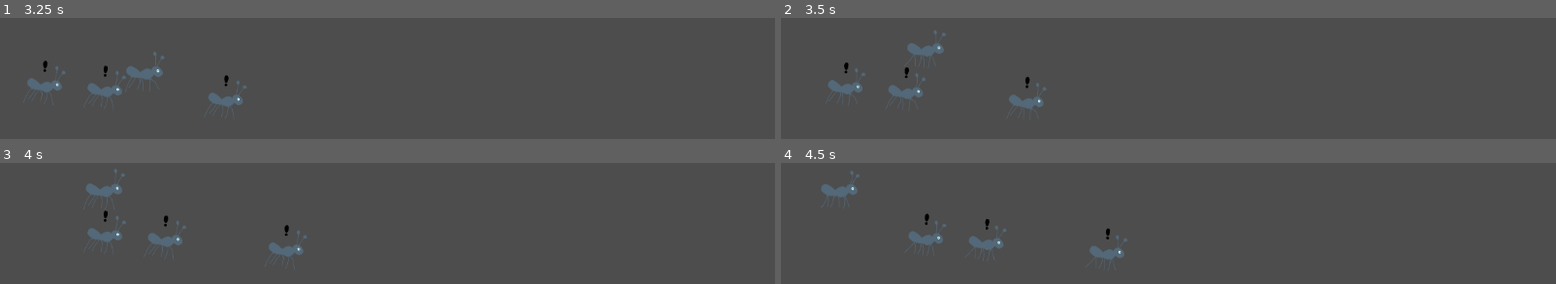
Above: before the commit, frames 1-4 (two rows, left to right).
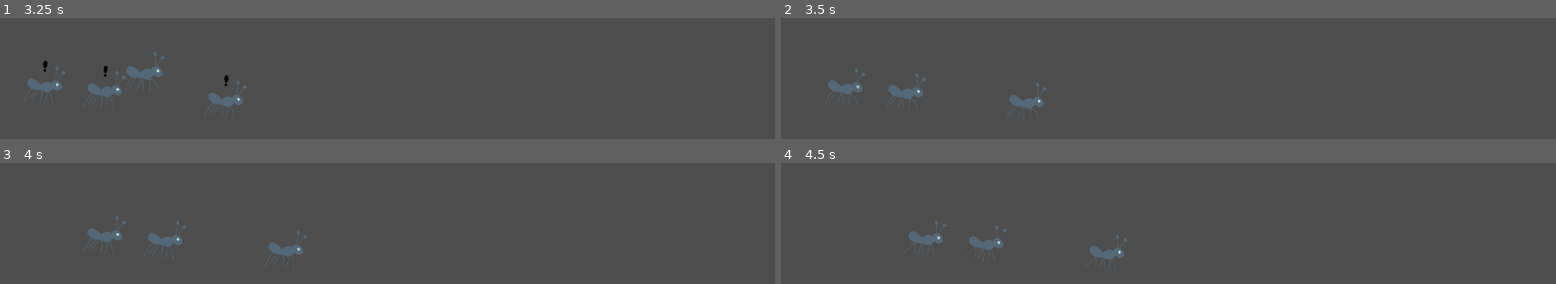
Above: after the commit, the same moments.

Repository: dinesh1160/Goedware-Jam
Game: Godot game, scene res://Levels/level_scene.tscn
Two runs of this game, one before a commit and one after it. Both use one fixed random seed, a clock stepped at 60 frames per second and the inputs below.
Inputs:
- Up to frame 1 (3.25 s): tap Enter at 0.5 s; hold D (Right) 0.53-1.28 s; hold S (Down) 1.28-2.03 s; hold D (Right) 2.03-2.78 s; hold W (Up) from 2.78 s (still down)
- Up to frame 2 (3.5 s): keep holding W (Up)
- Up to frame 3 (4 s): release W (Up) at 3.53 s; hold A (Left) from 3.53 s (still down)
- Up to frame 4 (4.5 s): keep holding A (Left)

Frame 1 is identical in both runs. In frame 2, 0.5% of the frame differs, in the area x 8-33%, y 10-59%; in frame 3, 0.5%; in frame 4, 0.5%.

Commit message:
Implemented Follow and Warning Area

Diff:
--- a/Levels/level_scene.gd
+++ b/Levels/level_scene.gd
@@ -24,11 +24,16 @@
 	print("Start");
 
 
-func _on_follow_area_body_exited(body: Node2D) -> void:
+func _on_follow_area_body_exited(body: Node2D) -> void: #follow Area logic
+	if body == player:
+		print("die");
+		player.queue_free()
+		get_tree().call_group("Ant", "show_exclamation") #turns the exclamation off after the player is dead
+
+func _on_warning_area_body_exited(body: Node2D) -> void: #Warning Area Logic
+	if body == player:
+		get_tree().call_group("Ant", "show_exclamation") #connects to the function in ant and toggles exclamation mark
+
+func _on_warning_area_body_entered(body: Node2D) -> void:
 	if body == player:
 		get_tree().call_group("Ant", "show_exclamation")
-		print("die");
-
-func _on_follow_area_body_entered(body: Node2D) -> void:
-	if body == player:
-		get_tree().call_group("Ant", "show_exclamation")
--- a/Levels/level_scene.tscn
+++ b/Levels/level_scene.tscn
@@ -12,6 +12,10 @@
 point_count = 6
 
 [sub_resource type="CircleShape2D" id="CircleShape2D_e1i5v"]
+radius = 19.7807
+
+[sub_resource type="CircleShape2D" id="CircleShape2D_gsa63"]
+radius = 9.05538
 
 [node name="LevelScene" type="Node2D"]
 script = ExtResource("1_tx0x0")
@@ -47,6 +51,11 @@
 [node name="CollisionShape2D" type="CollisionShape2D" parent="Path2D/FollowPath/FollowArea"]
 shape = SubResource("CircleShape2D_e1i5v")
 
+[node name="WarningArea" type="Area2D" parent="Path2D/FollowPath"]
+
+[node name="CollisionShape2D" type="CollisionShape2D" parent="Path2D/FollowPath/WarningArea"]
+shape = SubResource("CircleShape2D_gsa63")
+
 [node name="PathFollow2D3" type="PathFollow2D" parent="Path2D"]
 position = Vector2(-21, 63)
 rotation = 0.0784103
@@ -70,6 +79,7 @@
 one_shot = true
 autostart = true
 
-[connection signal="body_entered" from="Path2D/FollowPath/FollowArea" to="." method="_on_follow_area_body_entered"]
 [connection signal="body_exited" from="Path2D/FollowPath/FollowArea" to="." method="_on_follow_area_body_exited"]
+[connection signal="body_entered" from="Path2D/FollowPath/WarningArea" to="." method="_on_warning_area_body_entered"]
+[connection signal="body_exited" from="Path2D/FollowPath/WarningArea" to="." method="_on_warning_area_body_exited"]
 [connection signal="timeout" from="LevelStart_Timer" to="." method="_on_level_start_timer_timeout"]
Not shown: 1 places in Levels/level_scene.tscn that only renumber resources
